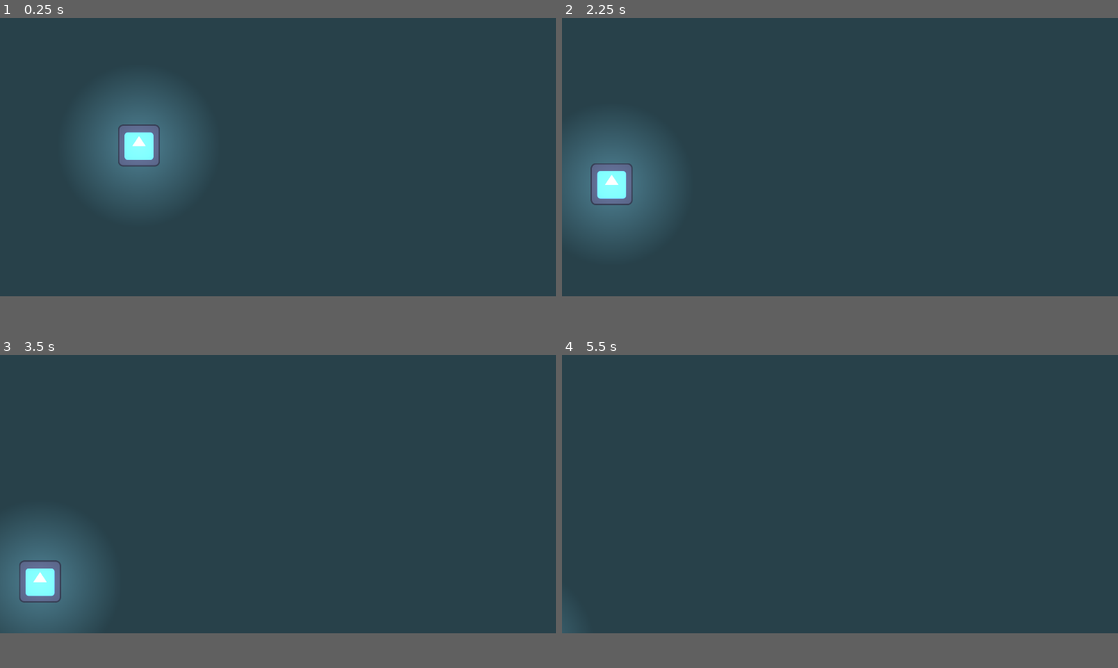
Above: before the commit, frames 1-4 (two rows, left to right).
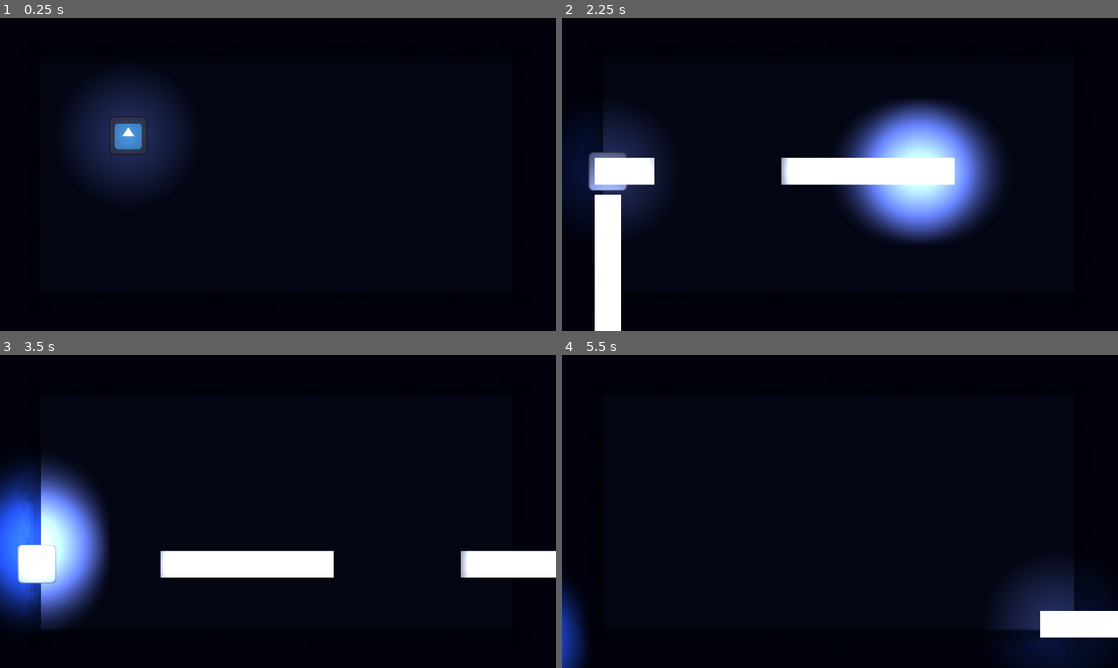
Above: after the commit, the same moments.

Repository: Cazik21/Blue_wave
Game: Godot game, scene res://scenes/world.tscn
The game is run twice, just before and just after one commit, with the same random seed, the same clock (stepped at 60 frames per second) and the same inputs. The engine's default icon, where the game draws it, is replaced by a stand-in: a white triangle on a blue panel in a dark square.
Inputs:
- Up to frame 1 (0.25 s): no input
- Up to frame 2 (2.25 s): tap Enter at 0.5 s; hold Right (shoot_right) 0.53-1.28 s; hold A (A) 0.53-1.28 s; tap D (D) at 0.8, 1.35 s; hold Down (shoot_down) 1.28-2.03 s; tap S (S) at 1.55 s; hold Right (shoot_right) from 2.03 s (still down); hold S (S) from 2.03 s (still down)
- Up to frame 3 (3.5 s): tap W (W) at 2.3, 2.85 s; release Right (shoot_right) at 2.78 s; release S (S) at 2.78 s; hold Up (shoot_up) from 2.78 s (still down); tap A (A) at 3.05 s
- Up to frame 4 (5.5 s): release Up (shoot_up) at 3.53 s; hold A (A) 3.53-4.28 s; hold Left (shoot_left) 3.53-5.03 s; tap D (D) at 3.8, 4.35 s; tap S (S) at 4.55 s; hold Down (shoot_down) from 5.03 s (still down); hold S (S) from 5.03 s (still down); tap W (W) at 5.3 s
In our replay, the window is 800x400 before the commit and 800x450 after it. These sizes can differ from the game's own. Grey fills any space a smaller window leaves; there, only what the larger window draws over its background counts as a difference.

The runs differ from the first frame. In frame 1, 89% of the frame differs, in the area x 0-100%, y 0-89%; in frame 2, 89%; in frame 3, 89%; in frame 4, 91%, in the area x 0-100%, y 0-100%.

Commit message:
commit 1 do Chris

Diff:
--- a/project.godot
+++ b/project.godot
@@ -16,6 +16,12 @@
 boot_splash/bg_color=Color(1, 0.2763351, 0.27401027, 1)
 boot_splash/image="uid://dugfy5yahxp0y"
 config/icon="res://assets/icon.svg"
+run/stretch/mode="disabled"
+run/size/window_height_override=0
+run/size/window_width_override=0
+run/size/viewport_height=648
+run/size/viewport_width=1152
+run/bg_color=Color(0.14, 0.14, 0.14, 1)
 
 [autoload]
 
@@ -23,10 +29,10 @@
 
 [display]
 
-window/size/viewport_width=384
-window/size/viewport_height=192
-window/size/window_width_override=1152
-window/size/window_height_override=576
+window/size/viewport_width=416
+window/size/viewport_height=234
+window/size/window_width_override=1248
+window/size/window_height_override=702
 window/stretch/mode="canvas_items"
 
 [input]
@@ -72,7 +78,12 @@
 ]
 }
 
+[physics]
+
+2d/default_gravity=0.0
+
 [rendering]
 
+textures/canvas_textures/default_texture_filter=0
 renderer/rendering_method="gl_compatibility"
 renderer/rendering_method.mobile="gl_compatibility"
--- /dev/null
+++ b/scenes/shoot.gd
@@ -0,0 +1,18 @@
+extends RigidBody2D
+
+var speed = 150
+var shoot_dir2
+var dir_for_tsh2
+
+# Called when the node enters the scene tree for the first time.
+func _ready() -> void:
+	shoot_dir2 = Messenger.shoot_direction
+	dir_for_tsh2 = Messenger.direction_for_the_shoot
+
+# Called every frame. 'delta' is the elapsed time since the previous frame.
+func _process(_delta: float) -> void:
+		speed = 150
+		linear_velocity = shoot_dir2 * speed
+
+func _on_screen_notifier_screen_exited() -> void:
+	queue_free()
--- /dev/null
+++ b/scenes/shoot.tscn
@@ -0,0 +1,28 @@
+[gd_scene load_steps=4 format=3 uid="uid://nybrpdtonctx"]
+
+[ext_resource type="Script" uid="uid://dd56dl5v621t2" path="res://scenes/shoot.gd" id="1_nsl4x"]
+[ext_resource type="Texture2D" uid="uid://cpsq4xcv2non1" path="res://assets/light.png" id="1_wt6h8"]
+
+[sub_resource type="RectangleShape2D" id="RectangleShape2D_2p1xe"]
+
+[node name="shoot" type="RigidBody2D"]
+collision_layer = 8
+collision_mask = 0
+script = ExtResource("1_nsl4x")
+
+[node name="CollisionShape2D" type="CollisionShape2D" parent="."]
+shape = SubResource("RectangleShape2D_2p1xe")
+
+[node name="PointLight2D" type="PointLight2D" parent="."]
+energy = 0.5
+texture = ExtResource("1_wt6h8")
+
+[node name="ScreenNotifier" type="VisibleOnScreenNotifier2D" parent="."]
+
+[node name="ColorRect" type="ColorRect" parent="."]
+offset_left = -10.0
+offset_top = -10.0
+offset_right = 10.0
+offset_bottom = 10.0
+
+[connection signal="screen_exited" from="ScreenNotifier" to="." method="_on_screen_notifier_screen_exited"]
--- a/scenes/world.tscn
+++ b/scenes/world.tscn
@@ -1,6 +1,7 @@
-[gd_scene load_steps=2 format=3 uid="uid://dxghx7pn87w4x"]
+[gd_scene load_steps=3 format=3 uid="uid://dxghx7pn87w4x"]
 
 [ext_resource type="PackedScene" uid="uid://dqo6q3330yn1x" path="res://scenes/player.tscn" id="1_nnsk1"]
+[ext_resource type="Texture2D" uid="uid://c54g43vlsn2u0" path="res://assets/Wall.png" id="2_rwgxs"]
 
 [node name="world" type="Node2D"]
 
@@ -10,8 +11,12 @@
 [node name="ColorRect" type="ColorRect" parent="."]
 offset_right = 384.0
 offset_bottom = 224.0
-color = Color(0.15554118, 0.25598574, 0.29185402, 1)
+color = Color(0.15597928, 0.1955533, 0.3652001, 1)
 
 [node name="CanvasModulate" type="CanvasModulate" parent="."]
-visible = false
-color = Color(0.06646836, 0.08704566, 0.17245167, 1)
+color = Color(0.07830178, 0.10165807, 0.19517708, 1)
+
+[node name="Wall" type="Sprite2D" parent="."]
+position = Vector2(207, 118)
+scale = Vector2(1.4, 1.4)
+texture = ExtResource("2_rwgxs")
--- a/scripts/messenger.gd
+++ b/scripts/messenger.gd
@@ -1,3 +1,4 @@
 extends Node
 
 var shoot_direction : Vector2
+var direction_for_the_shoot : float
--- a/scripts/player.gd
+++ b/scripts/player.gd
@@ -1,10 +1,14 @@
 extends CharacterBody2D
 
+@onready var anim: AnimatedSprite2D = $AnimatedSprite2D
+
 var speed = 100
+var shoot = preload("res://scenes/shoot.tscn")
 
 func _physics_process(_delta: float) -> void:
+	Messenger.direction_for_the_shoot = int(anim.flip_h) - int(int(anim.flip_h) == 0)
 	move()
-	shoot()
+	shooting()
 
 func move() -> void:
 	var direction_vector = Vector2(
@@ -15,9 +19,19 @@
 	velocity = direction_vector * speed
 	move_and_slide()
 
-func shoot() -> void:
+func shooting() -> void:
 	Messenger.shoot_direction = Vector2(
 		Input.get_action_strength("shoot_right") - Input.get_action_strength("shoot_left"),
 		Input.get_action_strength("shoot_down") - Input.get_action_strength("shoot_up")
 		)
 	print(Messenger.shoot_direction)
+	if Messenger.shoot_direction > Vector2(0.0, 0.0):
+		var shoot_intantiate = shoot.instantiate()
+		add_child(shoot_intantiate)
+		print(Messenger.direction_for_the_shoot)
+
+	elif Messenger.shoot_direction < Vector2(0.0, 0.0):
+		var shoot_intantiate = shoot.instantiate()
+		add_sibling(shoot_intantiate)
+		shoot_intantiate.global_position = global_position
+		print(Messenger.direction_for_the_shoot)
Binary file added: assets/Wall.png
Not shown, added: assets/Wall.png.import
Binary file added: assets/Wall_1-1.png.png
Not shown, added: assets/Wall_1-1.png.png.import
Binary file added: assets/Wall_2-1.png.png
Not shown, added: assets/Wall_2-1.png.png.import
Not shown, added: scenes/shoot.gd.uid
Not shown, added: Wall_1-20251109-151434.piskel
